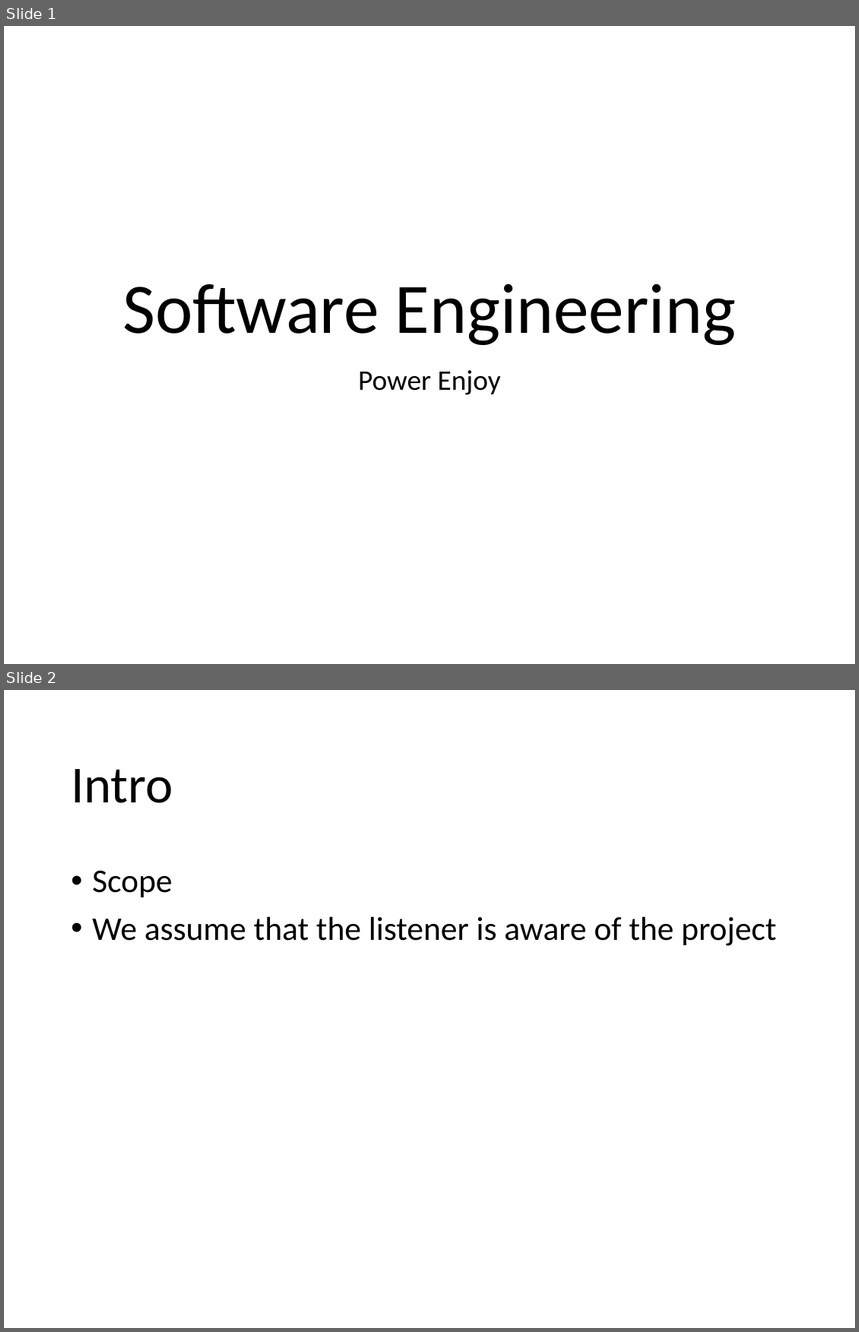
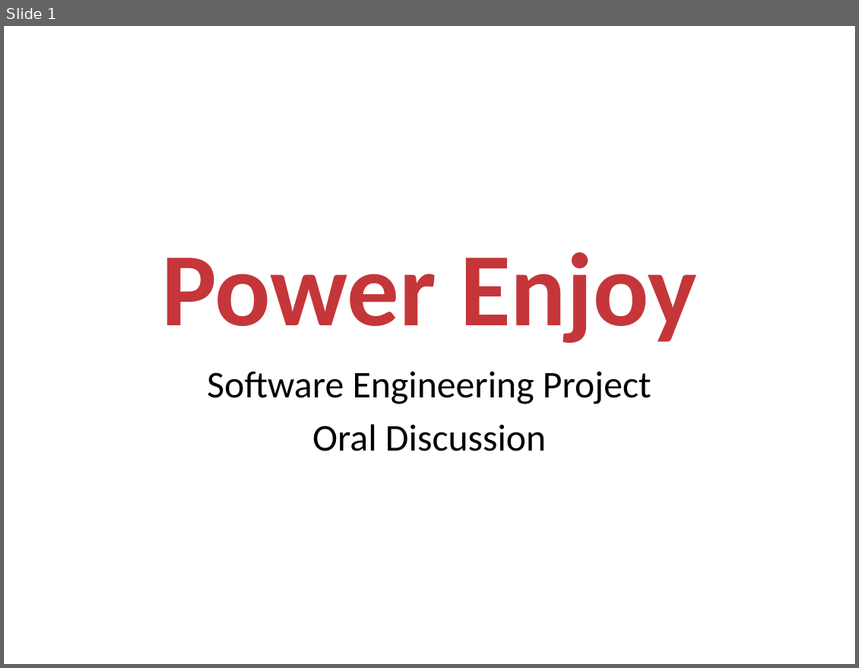
Before and after one commit to RemiRigal/Project-Software-Engineering-2, a slide deck: Oral Discussion/Software Engineering.pptx. Shown one above the other, each under a label of ours: slides 1 and 2 before the commit, slide 1 after it. The pictures are 859x1332 and 859x668 pixels, drawn with LibreOffice and Linux fonts; fonts in the diff are those of the drawing; background and template pictures are left out. Boxes give left, top, right and bottom in pixels: in the first picture for what was removed or moved away, otherwise in the second. Text is boxed around its words. In the diff, an @@ line names an element or a change of style, - is before the commit and + after.

Commit message:
Oral discussion - PowerPoint Update: Mask + Content

```diff
--- a/Oral Discussion/Software Engineering.pptx
+++ b/Oral Discussion/Software Engineering.pptx
@@ slide 2 removed at (x1=4, y1=690, x2=855, y2=1328), background #FFFFFF @@
@@ title removed at (x1=71, y1=769, x2=173, y2=803) @@
-Intro
@@ text removed at (x1=92, y1=870, x2=776, y2=946) @@
-• Scope
-• We assume that the listener is aware of the project
@@ slide 1 changed as well @@
@@ title at (x1=161, y1=252, x2=697, y2=343): text changed; size 60 to 88 pt; text colour #000000 to #C43639; bold on @@
-Software Engineering
+Power Enjoy
@@ subtitle at (x1=207, y1=371, x2=652, y2=452): text changed; size 24 to 32 pt @@
-Power Enjoy
+Software Engineering Project
+Oral Discussion
```
Also in this commit, not shown: 5 other slides changed, 9 slides added, 9 other slides removed.
